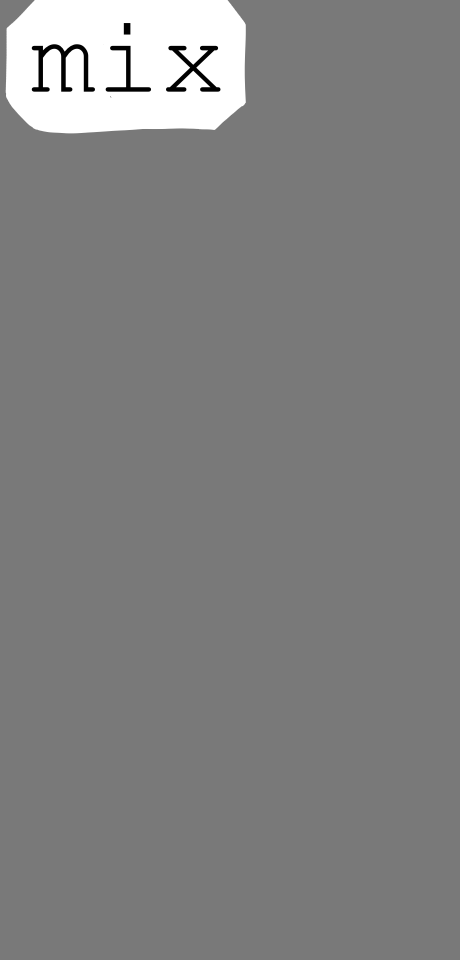
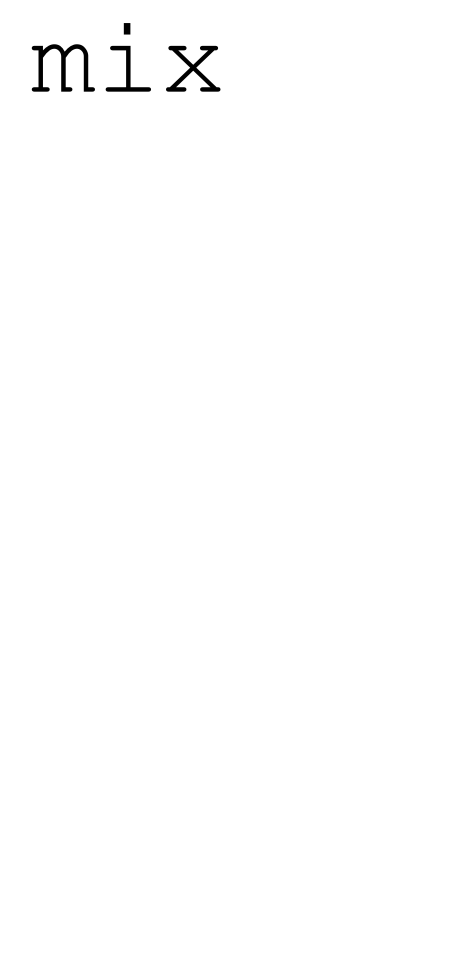
Comparing the layer stacks of the two 460px x 960px images. Changes:
hid "Paint Layer 2" over bbox(0, 0, 460, 960)
